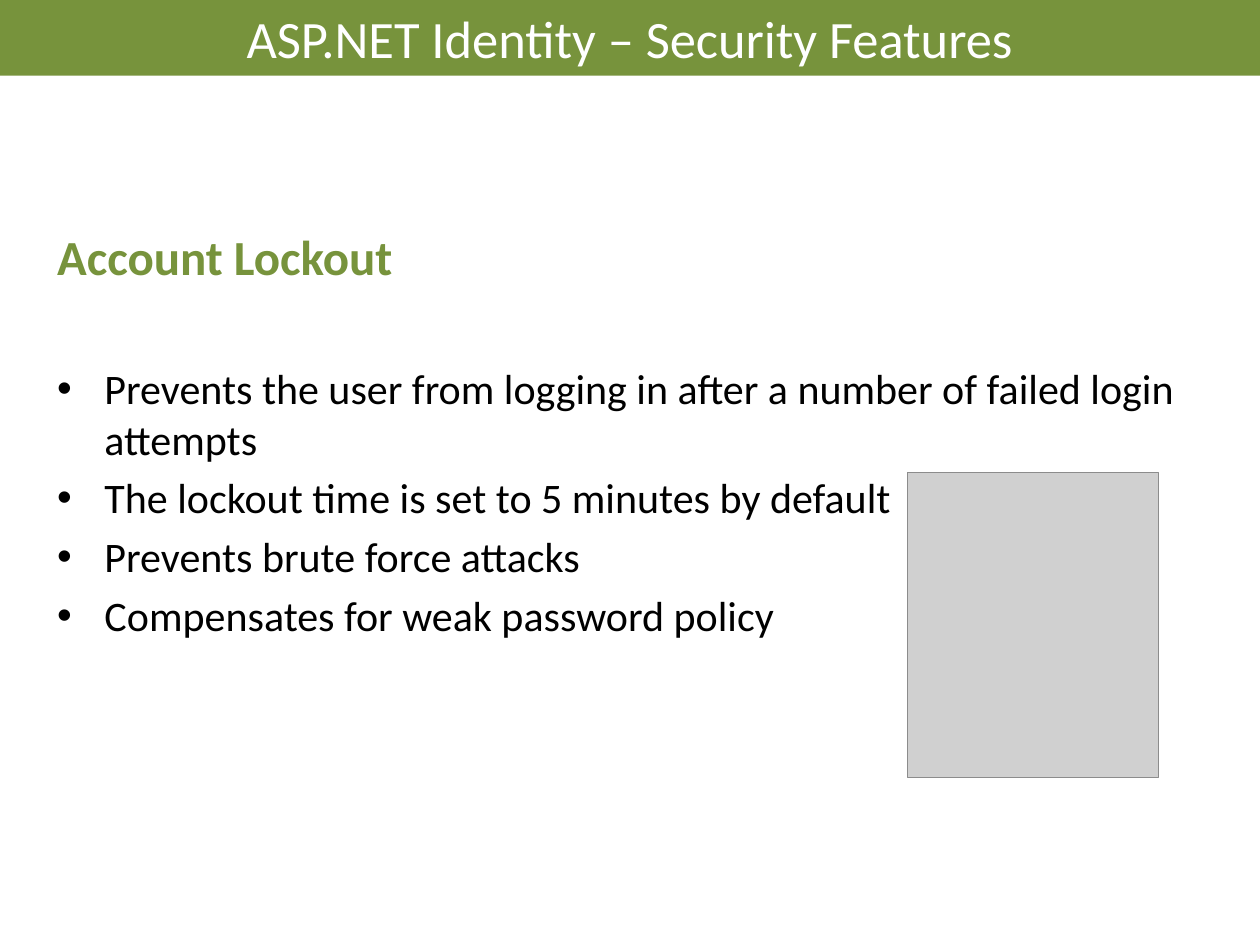
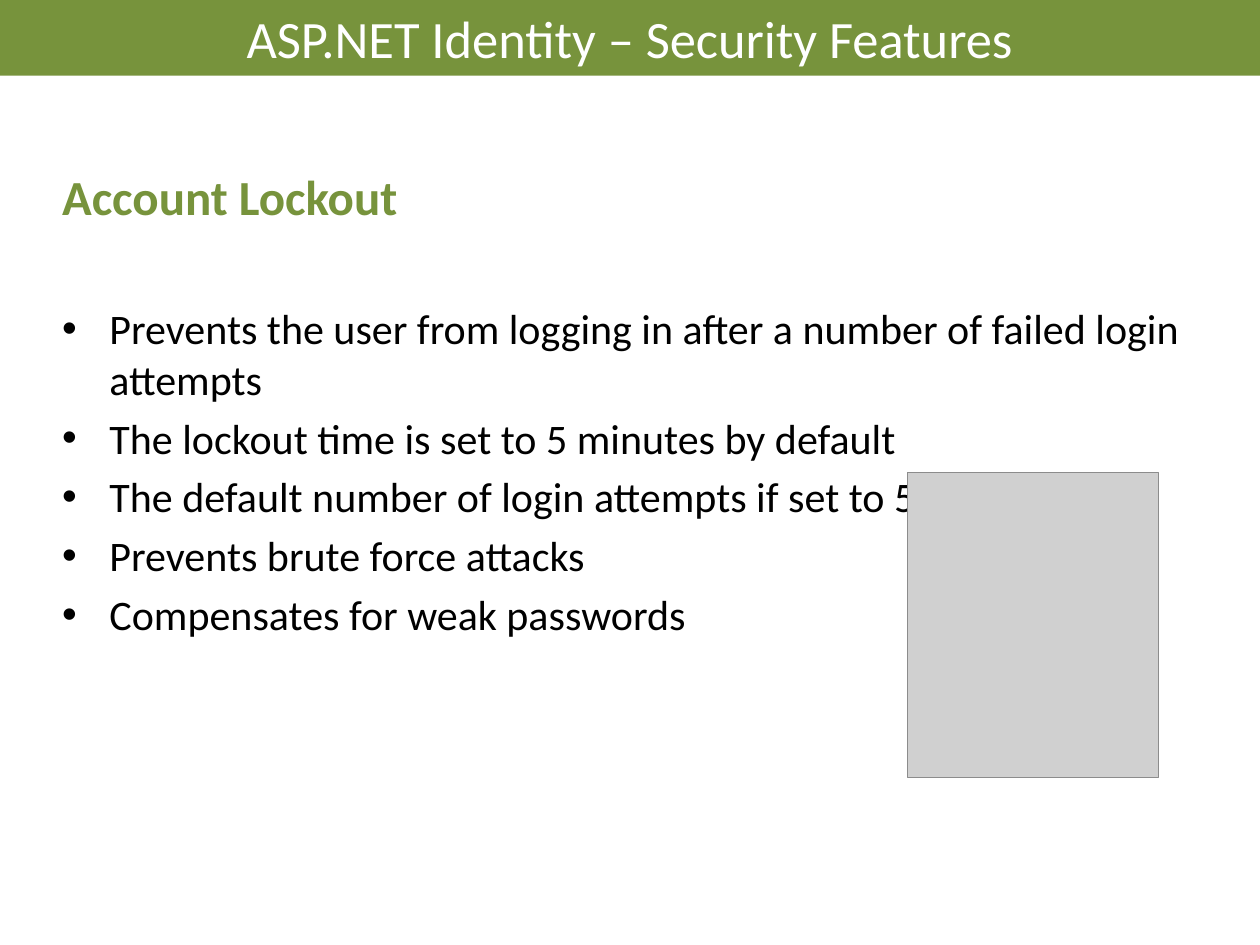
Before and after one commit to AndreasElffors/ProjectIdentity, a slide deck: slide 9 of Documents/Slides/Identity-SecurityFeatures.pptx. Drawn at 1260x945 pixels with LibreOffice and Linux fonts; fonts in the diff are those of the drawing; grey boxes stand for pictures; background and template pictures are left out. Boxes give left, top, right and bottom in pixels: in the first picture for what was removed or moved away, otherwise in the second. Text is boxed around its words. In the diff, an @@ line names an element or a change of style, - is before the commit and + after.

```diff
--- a/Documents/Slides/Identity-SecurityFeatures.pptx
+++ b/Documents/Slides/Identity-SecurityFeatures.pptx
@@ text "Account Lockout": place and size @@
-text "Account Lockout" at box(57, 240, 1173, 638)
+text "Account Lockout" at box(62, 180, 1178, 637)
@@ text at box(109, 478, 915, 523): paragraph added @@
+• The default number of login attempts if set to 5
@@ text at box(109, 600, 685, 637): text changed @@
-• Compensates for weak password policy
+• Compensates for weak passwords
```
Also in this commit, not shown: 8 other slides changed, 5 other files.
